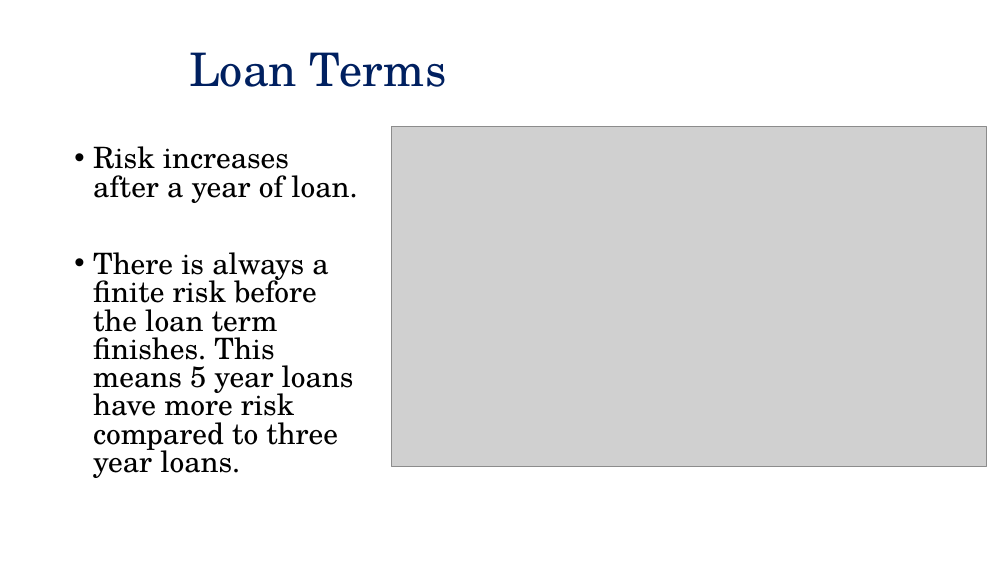
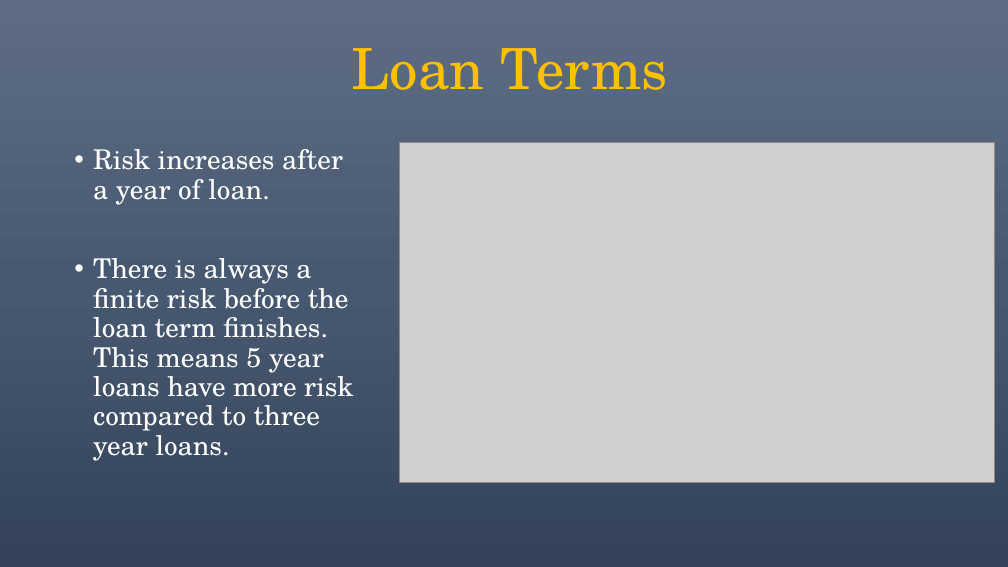
Before and after one commit to lekhnath12/CAPSTONE_II, a slide deck: slide 10 of Slide Deck.pptx. Drawn at 1008x567 pixels with LibreOffice and Linux fonts; fonts in the diff are those of the drawing; grey boxes stand for pictures. Boxes give left, top, right and bottom in pixels: in the first picture for what was removed or moved away, otherwise in the second. Text is boxed around its words. In the diff, an @@ line names an element or a change of style, - is before the commit and + after.

```diff
--- a/Slide Deck.pptx
+++ b/Slide Deck.pptx
@@ background #FFFFFF to gradient #5E6D85 to #495A73 to #35445A @@
@@ text "Loan Terms" at box(352, 48, 668, 90): size 44 to 54 pt, text colour #002060 to #FFC000 @@
@@ text "Risk increases after a year ..." at box(93, 149, 353, 461): size 28 to 25.9 pt, text colour #000000 to #FFFFFF; line spacing 0.8 to 0.9 @@
@@ picture: place and size @@
-picture at box(392, 126, 986, 467)
+picture at box(400, 143, 994, 483)
```
Also in this commit, not shown: 15 other slides changed.
